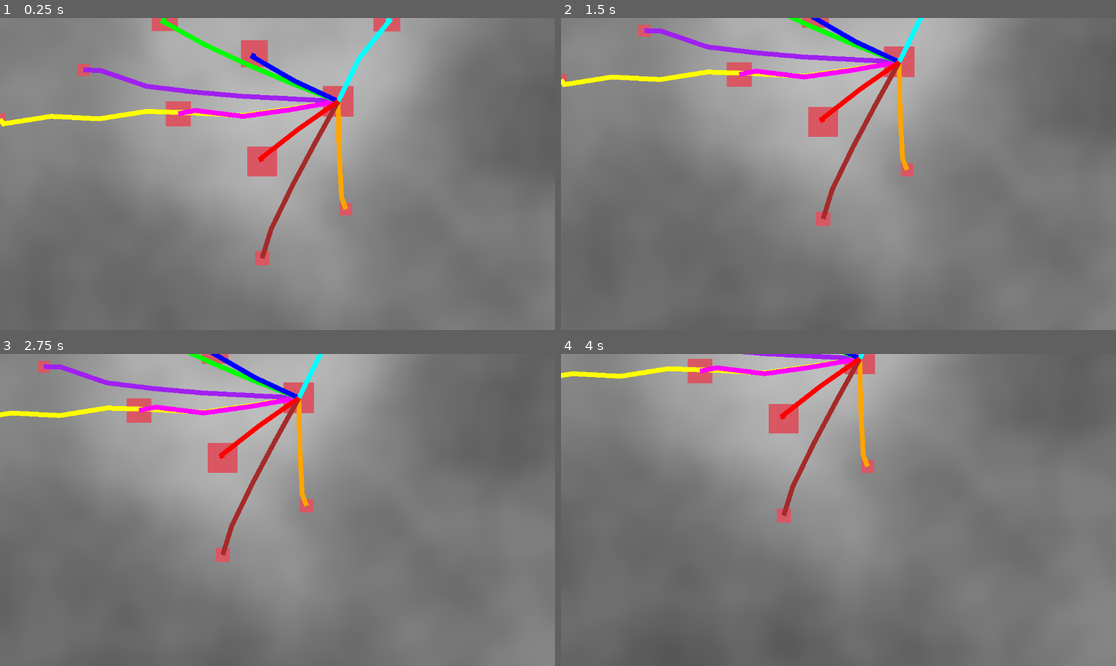
Above: before the commit, frames 1-4 (two rows, left to right).
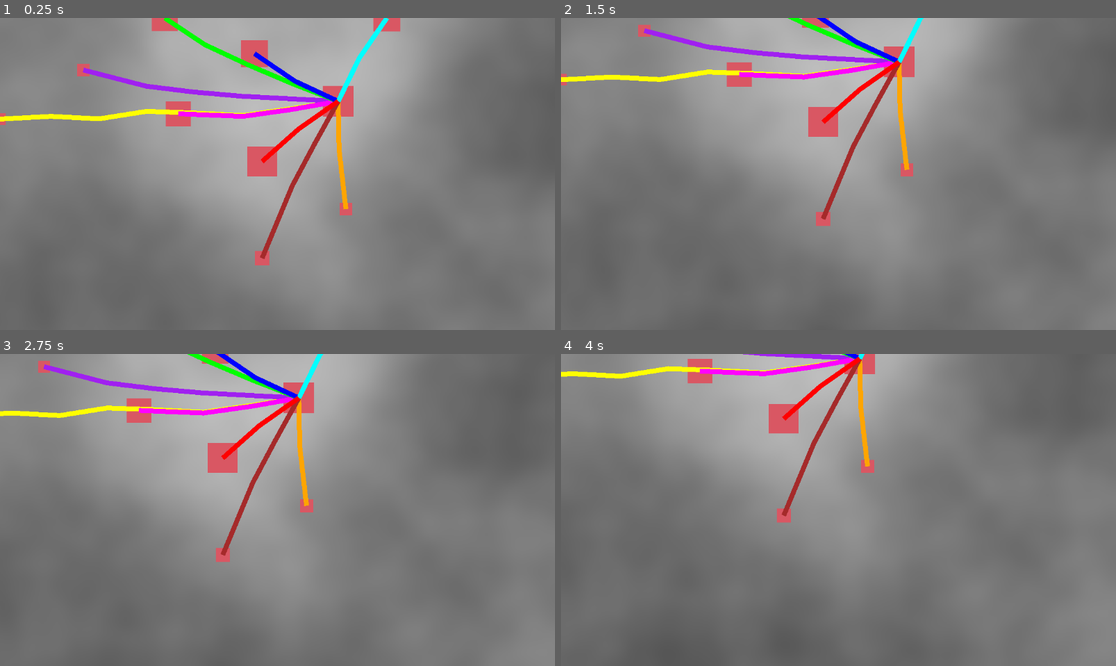
Above: after the commit, the same moments.

Repository: jake6724/road_gen_1
Game: Godot game, scene res://scenes/Main.tscn
Two runs of this game, one before a commit and one after it. Both use one fixed random seed, a clock stepped at 60 frames per second and the inputs below.
Inputs (mouse positions are in pixels of both pictures, inside the frame that each line leads up to):
- Up to frame 1 (0.25 s): no input
- Up to frame 2 (1.5 s): tap Enter at 0.5 s; move the mouse to (960, 158) at 0.52 s; tap S (move_camera_down) at 0.6 s; click (960, 158) at 0.67 s; tap Space at 1.25 s; drag from (727, 189) to (810, 236) at 1.27 s
- Up to frame 3 (2.75 s): tap Enter at 2 s; move the mouse to (333, 441) at 2.02 s; tap D (move_camera_right) at 2.1 s; click (333, 441) at 2.17 s
- Up to frame 4 (4 s): tap Space at 2.75 s; drag from (810, 572) to (672, 463) at 2.77 s; tap Enter at 3.5 s; move the mouse to (1005, 556) at 3.52 s; tap S (move_camera_down) at 3.6 s; click (1005, 556) at 3.67 s

The runs differ from the first frame. In frame 1, 1.3% of the frame differs, in the area x 0-71%, y 0-78%; in frame 2, 1.0%; in frame 3, 0.9%; in frame 4, 0.6%.

Commit message:
Refactor

Diff:
--- a/scripts/highway_generator.gd
+++ b/scripts/highway_generator.gd
@@ -8,7 +8,19 @@
 
 """
 
+@export_group("Population Center Detection")
+@export var num_population_centers: int = 10
+@export var population_center_min_distance: int = 200
 @export var population_density: PopulationDensityGenerator
+
+@export_group("Highway Generation")
+## Sample range is +/- `degree_range`, with the center being the direct angle to `target_point`
+@export var degree_range: float = 5
+## How much to adjust when sweeping through `degree_range`
+@export var degree_step: float = 1
+## The length of an individual highway segment, which are combined to create the final highway
+@export var num_samples: int = 100
+
 var marker: PackedScene = preload("res://scenes/Marker.tscn")
 var highway_sample_marker: PackedScene = preload("res://scenes/HighwaySampleMarker.tscn")
 var target_marker: PackedScene = preload("res://scenes/TargetMarker.tscn")
@@ -16,117 +28,111 @@
 var map_height: int = 1000
 var map_width: int = 1000
 var noise_values: Array = []
-var min_heap: MinHeap = MinHeap.new()
+var pc_heap: MinHeap = MinHeap.new()
 
 func _ready():
-	find_population_centers()
+	var population_centers: Array = find_population_centers()
+	connect_population_centers(population_centers)
 
 ## Find the top `num_population_centers` peaks of the noise layers generated by `population_density_generator`.
-## Return a sorted array containing pairs of (density_value:float, coordinates:Vector2)
+## Return a normalized, sorted array containing `num_population_center` pairs of (density_value:float, coordinates:Vector2)
 func find_population_centers() -> Array:
-	var num_population_centers: int = 10
-	var population_center_min_distance: int = 200
 	# Populate min heap
 	for x in range(map_height):
 		for y in range(map_width):
 			var base_noise_value: float = population_density.base_noise.get_noise_2d(x,y)
 			# var detail_noise_value: float = population_density.detail_noise.get_noise_2d(x,y)
 			# var combined_noise_value: float = base_noise_value + detail_noise_value
-			if min_heap.data.size() < num_population_centers:
-				min_heap.push([base_noise_value, Vector2(x,y)])
+			if pc_heap.data.size() < num_population_centers:
+				pc_heap.push([base_noise_value, Vector2(x,y)])
 
-			elif base_noise_value > min_heap.peek()[0]:
+			elif base_noise_value > pc_heap.peek()[0]:
 				# Check if current point is too close to other population centers
 				var point: Vector2 = Vector2(x, y)
 				var count: int = 0
-				for pc in min_heap.data:
+				for pc in pc_heap.data:
 					if point.distance_to(pc[1]) > population_center_min_distance:
 						count += 1
+				# Check if this PC min distance check passed against all existing PCs
+				if count == pc_heap.data.size():
+					pc_heap.pop()
+					pc_heap.push([base_noise_value, Vector2(x,y)])
 
-				if count == min_heap.data.size():
-					min_heap.pop()
-					min_heap.push([base_noise_value, Vector2(x,y)])
-
-	# Normalize population center density values
-	var min_density = min_heap.data.min()[0]
-	var max_density = min_heap.data.max()[0]
+	# Normalize population center density values, add PC markers
+	var min_density = pc_heap.data.min()[0]
+	var max_density = pc_heap.data.max()[0]
 	var normalization_min: float = .1 # Minimum range for the value normalization [min, 1]
-	min_heap.data.sort()
-
-	for pc in min_heap.data:
+	pc_heap.data.sort()
+	for pc in pc_heap.data:
 		var value: float = pc[0]
 		var normalized_value: float = normalization_min + ((value - min_density) / (max_density - min_density) * (1 - normalization_min))
 		var point: Vector2 = pc[1]
-
-		# Add markers to world
 		add_population_center_marker(point, normalized_value)
 
-		# debug_value(value, normalized_value, point)
+	return pc_heap.data
 
-	for pair in min_heap.data.slice(0, min_heap.data.size()-1):
-		print("From: ", min_heap.data[-1][1], " To: ", pair[1])
-		build_highway(min_heap.data[-1][1], pair[1])
+func connect_population_centers(population_centers) -> void:
+	for pc in population_centers.slice(0, population_centers.size()-1):
+		print("From: ", population_centers[-1][1], " To: ", pc[1])
+		build_highway(population_centers[-1][1], pc[1])
 
-	return min_heap.data
+## Find the highest density path between `start_point` and `target_point`, in segments of `num_samples` size.
+func build_highway(current_point: Vector2, target_point: Vector2):
+	# Initialize highway Line2D
+	var highway: Line2D = create_new_highway_line2d()
 
-func build_highway(start_point: Vector2, target_point: Vector2):
-	# Initialize highway Line2D
-	var highway: Line2D = create_new_highway_line2d(start_point)
-
-	while start_point.distance_to(target_point) > 100:
-		var best_path_point: Vector2 = Vector2.ZERO
-		var highest_weighted_value: float = -100.0
-
-		var degree_range: float = 5 # Used to create a cone on left and right of the direct angle to target
-		var degree_step_size: float = 1
-		var angle_to_target = start_point.angle_to_point(target_point)
-		var degree_min: float = rad_to_deg(angle_to_target) - degree_range
-		var degree_max: float = rad_to_deg(angle_to_target) + degree_range
-
-		for degree in range(degree_min, degree_max, degree_step_size): # Poll a range of angles
-			var num_samples: int = 100
-			var angle: float= deg_to_rad(degree)
-			var direction: Vector2 = Vector2(cos(angle), sin(angle)).normalized()
-			var direction_total: float = 0
-
-			# Poll along the direction of the current angle
-			# i is the distance from the starting point (1 pixel at a time)
-			for i in range(1, num_samples):
-				# print(i)
-				var pos: Vector2 = start_point + (direction * i)
-				var value: float = population_density.base_noise.get_noise_2d(pos[0], pos[1])
-				var weight: float = 1 / i # (1 / distance)
-				var weighted_value: float = value * weight
-				direction_total += weighted_value
-
-			if direction_total > highest_weighted_value:
-				highest_weighted_value = direction_total
-				best_path_point = start_point + (direction * num_samples)
-
-		# Update start_point and re-calculate sampling angle range
-		start_point = best_path_point
-		angle_to_target = start_point.angle_to_point(target_point)
-		degree_min = rad_to_deg(angle_to_target) - degree_range
-		degree_max = rad_to_deg(angle_to_target) + degree_range
-
-		# Add to highway Line2D
-		highway.add_point(best_path_point)
+	# Sample and create highway
+	while current_point.distance_to(target_point) > num_samples: # TODO: This can still cause an infinite loop I believe, this needs to be a var also.
+		highway.add_point(current_point)
+		var next_highway_point: Vector2 = ranged_sample_along_line(current_point, target_point)
+		current_point = next_highway_point
 
 	# Fill in the remaining distance
-	# TODO: This needs to be improved
-	highway.add_point(target_point)
+	highway.add_point(target_point) # TODO: This can be improved
+
+## Used to determine the next segment of a highway.
+## From start_point, sample lines along the range of a cone. Each line will contain `num_samples` of points,
+## which are weighted and summed. Return the final point of the line that follows the highest noise map values.
+func ranged_sample_along_line(start_point, target_point) -> Vector2:
+	# Initialize return/max values
+	var selected_point: Vector2 = Vector2.ZERO
+	var highest_weighted_value: float = -float("inf")
+
+	# Calculate the degree range based on the direct angle to target_point
+	var angle_to_target = start_point.angle_to_point(target_point)
+	var degree_min: float = rad_to_deg(angle_to_target) - degree_range
+	var degree_max: float = rad_to_deg(angle_to_target) + degree_range
+
+	# Iterate over the degree_range
+	for degree in range(degree_min, degree_max, degree_step): # Poll a range of angles
+		var angle: float= deg_to_rad(degree)
+		var direction: Vector2 = Vector2(cos(angle), sin(angle)).normalized()
+		var direction_total: float = 0
+
+		# Poll along the direction of the current angle
+		# i is the distance from the current point (1 pixel at a time)
+		for i in range(1, num_samples):
+			var pos: Vector2 = start_point + (direction * i)
+			var value: float = population_density.base_noise.get_noise_2d(pos[0], pos[1])
+			var weight: float = 1 / i # (1 / distance)
+			var weighted_value: float = value * weight
+			direction_total += weighted_value
+
+		# Update the return point if it has a higher weighted value than current max
+		if direction_total > highest_weighted_value:
+			highest_weighted_value = direction_total
+			selected_point = start_point + (direction * num_samples)
+
+	return selected_point
 
 ## Create and return a new Line2D to represent a highway
-func create_new_highway_line2d(start_point) -> Line2D:
+func create_new_highway_line2d() -> Line2D:
 	var highway: Line2D = Line2D.new()
 	highway.width = 10.0
 	var highway_color: Color = GlobalData.available_highway_colors.pick_random()
 	highway.default_color = highway_color
 	GlobalData.available_highway_colors.remove_at(GlobalData.available_highway_colors.find(highway_color))
-
-	highway.add_point(start_point)
 	add_child(highway)
-
 	return highway
 
 func add_population_center_marker(point: Vector2, normalized_density_value: float) -> void:
